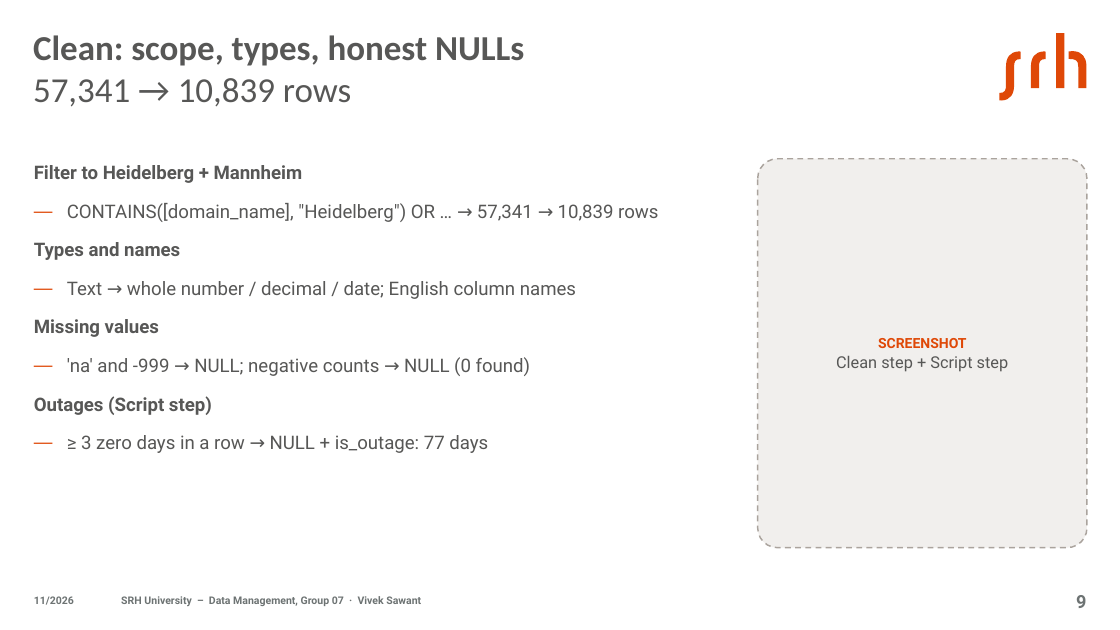
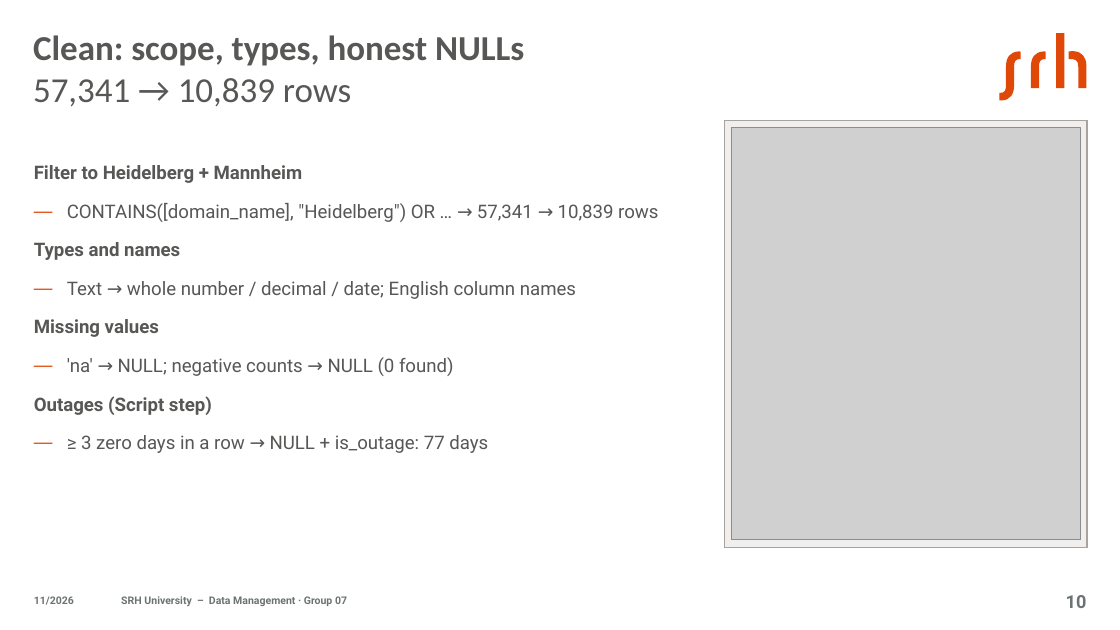
Before and after one commit to jasmeetkaurpelia/dm-project-group-07, a slide deck: slide 10 of slides/DM_Group07_Presentation.pptx (slide 9 before the commit). Drawn at 1120x630 pixels with LibreOffice and Linux fonts; fonts in the diff are those of the drawing; grey boxes stand for pictures. Boxes give left, top, right and bottom in pixels: in the first picture for what was removed or moved away, otherwise in the second. Text is boxed around its words. In the diff, an @@ line names an element or a change of style, - is before the commit and + after.

```diff
--- a/slides/DM_Group07_Presentation.pptx
+++ b/slides/DM_Group07_Presentation.pptx
@@ rectangle: place and size @@
-rectangle at (758,159,1087,548)
+rectangle at (725,120,1087,548)
@@ rectangle at (725,120,1087,548): rounded rectangle to rectangle; outline #AAA39D 1.25 pt dashed to #AAA39D 1.25 pt @@
@@ picture added at (732,128,1081,539) @@
@@ text at (67,357,454,376): text changed @@
-  — 'na' and -999 → NULL; negative counts → NULL (0 found)
+  — 'na' → NULL; negative counts → NULL (0 found)
@@ text removed at (836,338,1009,372) @@
-SCREENSHOT
-Clean step + Script step
@@ text at (121,596,347,606): text changed @@
-SRH University – Data Management, Group 07 · Vivek Sawant
+SRH University – Data Management · Group 07
@@ page number at (1066,595,1087,608): text changed @@
-9
+10
```
Also in this commit, not shown: 12 other slides changed, 3 slides added, 1 slide removed.
